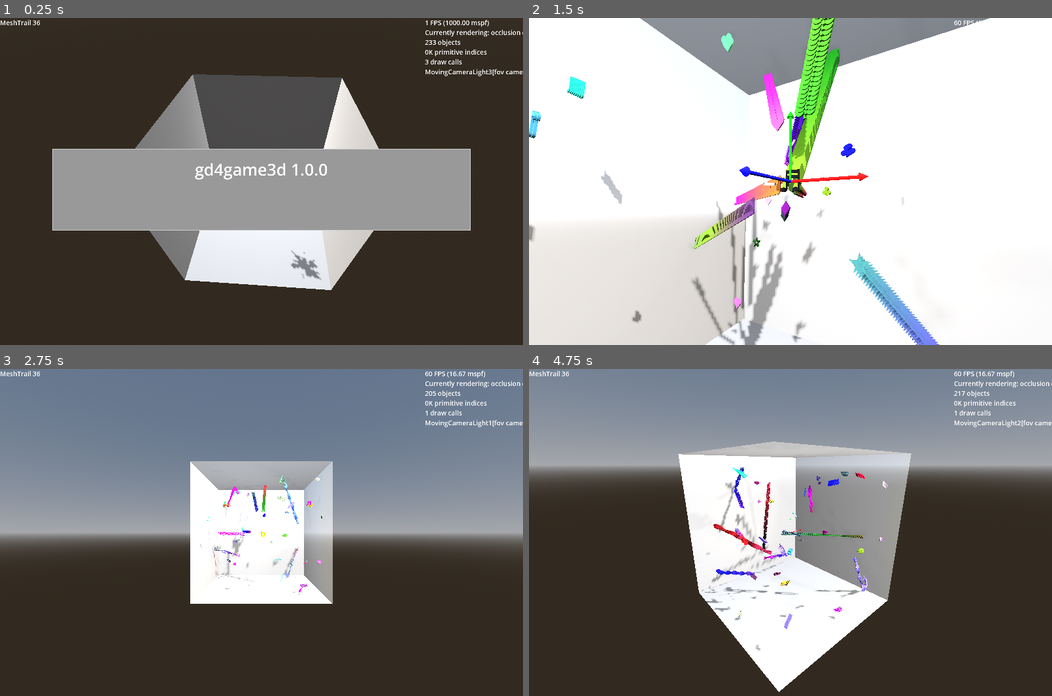
Above: before the commit, frames 1-4 (two rows, left to right).
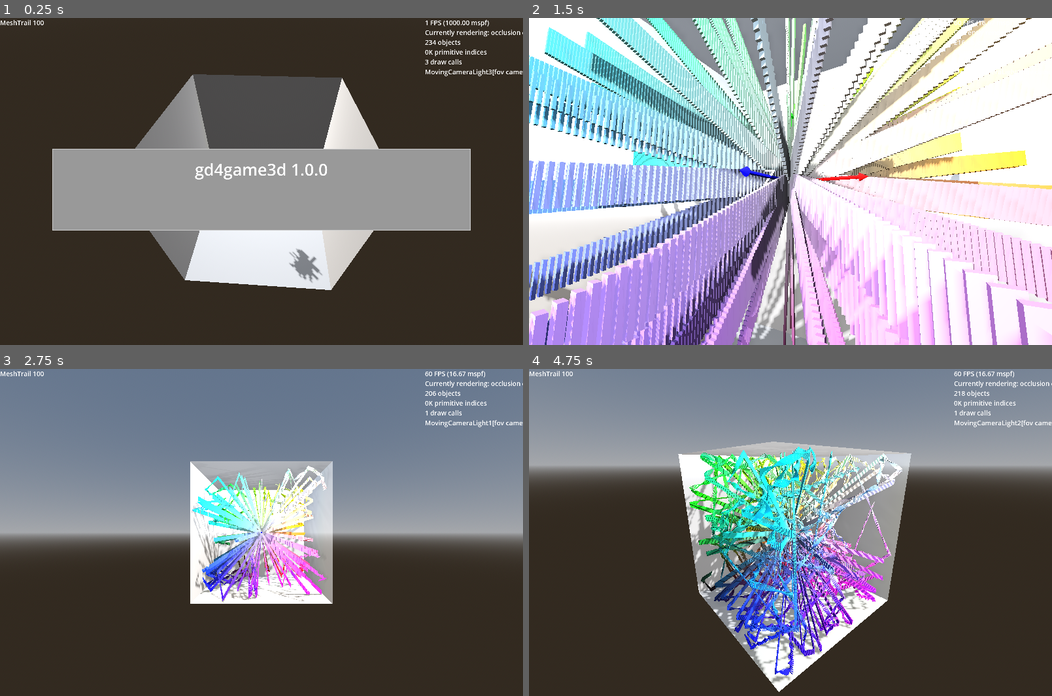
Above: after the commit, the same moments.

Repository: kasworld/gd4game3d
Game: Godot game, scene res://main.tscn
Same seed, same stepped clock (60 frames per second), same inputs: the game is played once before the commit and once after it.
Inputs (mouse positions are in pixels of both pictures, inside the frame that each line leads up to):
- Up to frame 1 (0.25 s): no input
- Up to frame 2 (1.5 s): tap Enter at 0.5 s; move the mouse to (905, 165) at 0.52 s; hold Right 0.53-1.28 s; tap Q at 0.6 s; click (905, 165) at 0.67 s; move the mouse to (685, 197) at 1.27 s; hold Down from 1.28 s (still down); tap E at 1.35 s
- Up to frame 3 (2.75 s): move the mouse to (313, 460) at 2.02 s; release Down at 2.03 s; hold Right from 2.03 s (still down); tap Enter at 2.1 s
- Up to frame 4 (4.75 s): move the mouse to (764, 597) at 2.77 s; release Right at 2.78 s; hold Up 2.78-3.53 s; tap Q at 2.85 s; click (764, 597) at 2.92 s; move the mouse to (947, 581) at 3.52 s; hold Left from 3.53 s (still down); tap E at 3.6 s; move the mouse to (633, 483) at 4.27 s; tap Enter at 4.35 s

The runs differ from the first frame. In frame 1, 0.2% of the frame differs, in the area x 6-84%, y 0-81%; in frame 2, 61%, in the area x 0-100%, y 0-100%; in frame 3, 5.2%; in frame 4, 16%.

Commit message:
mesh 생성후 init_trail_with_alpha call

Diff:
--- a/main.gd
+++ b/main.gd
@@ -64,32 +64,41 @@
 	var bound_size = WorldSize
 	b_box = AABB( -bound_size/2, bound_size)
 	velocity = Vector3( (randf()-0.5)*WorldSize.length()/3,(randf()-0.5)*WorldSize.length()/3,(randf()-0.5)*WorldSize.length()/3)
-	for mt in MeshTrailTypeList:
-		var ball = meshtrail_scene.instantiate(
-			).set_ColorChange_OnBounce(
-			).set_get_random_color_fn(random_color3
-			).init( bounce, radius, randi_range(1,10), mt, Vector3.ZERO
+	#for mt in MeshTrailTypeList:
+		#var ball = meshtrail_scene.instantiate(
+			#).set_ColorChange_OnBounce(
+			#).set_get_random_color_fn(random_color1
+			#).init( bounce, radius, randi_range(1,100), mt, Vector3.ZERO
+			#).set_speed(20,40)
+		#$MeshTrailContainer.add_child(ball)
+	#for mt in MeshTrailTypeList:
+		#var ball = meshtrail_scene.instantiate(
+			#).set_ColorChange_MeshGradient(
+			#).set_get_random_color_fn(random_color1
+			#).init( bounce, radius, randi_range(10,100), mt, Vector3.ZERO
+			#).set_speed(20,40)
+		#$MeshTrailContainer.add_child(ball)
+	#for mt in MeshTrailTypeList:
+		#var ball = meshtrail_scene.instantiate(
+			#).set_ColorChange_ByPosition(b_box
+			#).init( bounce, radius, randi_range(100,1000), mt, Vector3.ZERO
+			#).set_speed(20,40)
+		#$MeshTrailContainer.add_child(ball)
+	#for mt in MeshTrailTypeList:
+		#var ball = meshtrail_scene.instantiate(
+			#).set_ColorChange_ByPositionFn(get_color_ByPosition
+			#).init( bounce, radius, randi_range(10,1000), mt, Vector3.ZERO
+			#).set_speed(20,40)
+		#$MeshTrailContainer.add_child(ball)
+
+	var mesh := MeshTrail.NewMeshByType("I",radius)
+	for i in 100:
+		var ball :MeshTrail = meshtrail_scene.instantiate(
+			).set_ColorChange_ByPosition(b_box
+			).init_trail_with_alpha(mesh, randi_range(100,1000), bounce, radius, 4*PI, 1.0 , Vector3.ZERO,
 			).set_speed(20,40)
 		$MeshTrailContainer.add_child(ball)
-	for mt in MeshTrailTypeList:
-		var ball = meshtrail_scene.instantiate(
-			).set_ColorChange_MeshGradient(
-			).set_get_random_color_fn(random_color3
-			).init( bounce, radius, randi_range(10,100), mt, Vector3.ZERO
-			).set_speed(20,40)
-		$MeshTrailContainer.add_child(ball)
-	for mt in MeshTrailTypeList:
-		var ball = meshtrail_scene.instantiate(
-			).set_ColorChange_ByPosition(b_box
-			).init( bounce, radius, randi_range(1,10), mt, Vector3.ZERO
-			).set_speed(20,40)
-		$MeshTrailContainer.add_child(ball)
-	for mt in MeshTrailTypeList:
-		var ball = meshtrail_scene.instantiate(
-			).set_ColorChange_ByPositionFn(get_color_ByPosition
-			).init( bounce, radius, randi_range(1,10), mt, Vector3.ZERO
-			).set_speed(20,40)
-		$MeshTrailContainer.add_child(ball)
+
 
 func bounce(_oldpos:Vector3, pos :Vector3, radiusa :float) -> Dictionary:
 	return Bounce.v3f(pos, b_box, radiusa)
@@ -100,7 +109,7 @@
 	co = co.inverted()
 	return co
 
-var MeshTrailTypeList = ["♠","♣","♥","♦" ,"★","☆","♩","♪","♬"]
+var MeshTrailTypeList = PlayingCard.make_deck()  #  ["♠","♣","♥","♦" ,"★","☆","♩","♪","♬"]
 
 var color_list_light = NamedColorList.make_light_color_list()
 var color_list_dark = NamedColorList.make_dark_color_list()
--- a/mesh_trail/mesh_trail.gd
+++ b/mesh_trail/mesh_trail.gd
@@ -93,7 +93,15 @@
 var current_rotation_velocity :float
 var rotation_velocity_deviation :float
 
-func init(bounce_fn_a :Callable, radius_a :float, inst_count :int, mesh_type, initial_pos :Vector3, rotation_velocity_deviation_a :float = 4*PI) -> MeshTrail:
+func init_trail_with_alpha(
+		mesh :Mesh,
+		inst_count :int,
+		bounce_fn_a :Callable,
+		radius_a :float,
+		rotation_velocity_deviation_a :float = 4*PI,
+		alpha :float = 1.0,
+		initial_pos :Vector3 = Vector3.ZERO,
+		) -> MeshTrail:
 	radius = radius_a
 	bounce_fn = bounce_fn_a
 	rotation_velocity_deviation = rotation_velocity_deviation_a
@@ -102,7 +110,7 @@
 	head_velocity = Vector3( (randf()-0.5)*speed_max, (randf()-0.5)*speed_max, (randf()-0.5)*speed_max)
 	color_from = get_random_color_fn.call()
 	color_to = get_random_color_fn.call()
-	init_with_alpha(NewMeshByType(mesh_type,radius), inst_count, 1.0, initial_pos)
+	init_with_alpha(mesh, inst_count, alpha, initial_pos)
 	return self
 
 func set_speed(mins :float, maxs :float) -> MeshTrail:
--- a/project.godot
+++ b/project.godot
@@ -21,6 +21,7 @@
 
 NamedColorList="*res://global/named_color_list.gd"
 PlayingCard="*res://global/playing_card.gd"
+Tarot="*res://global/tarot.gd"
 
 [display]
 
